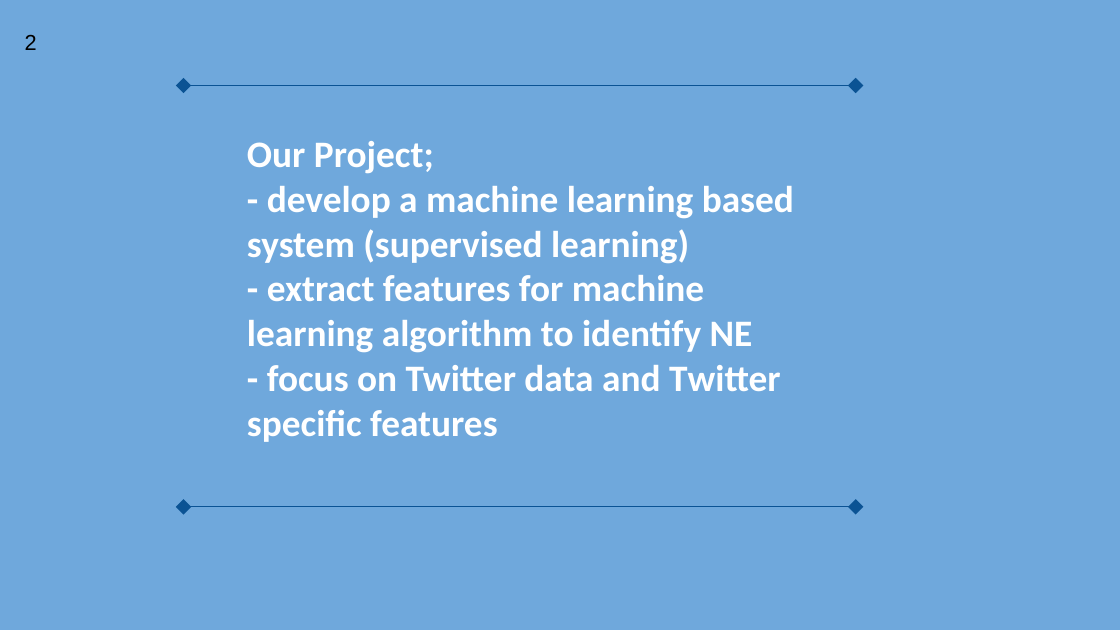
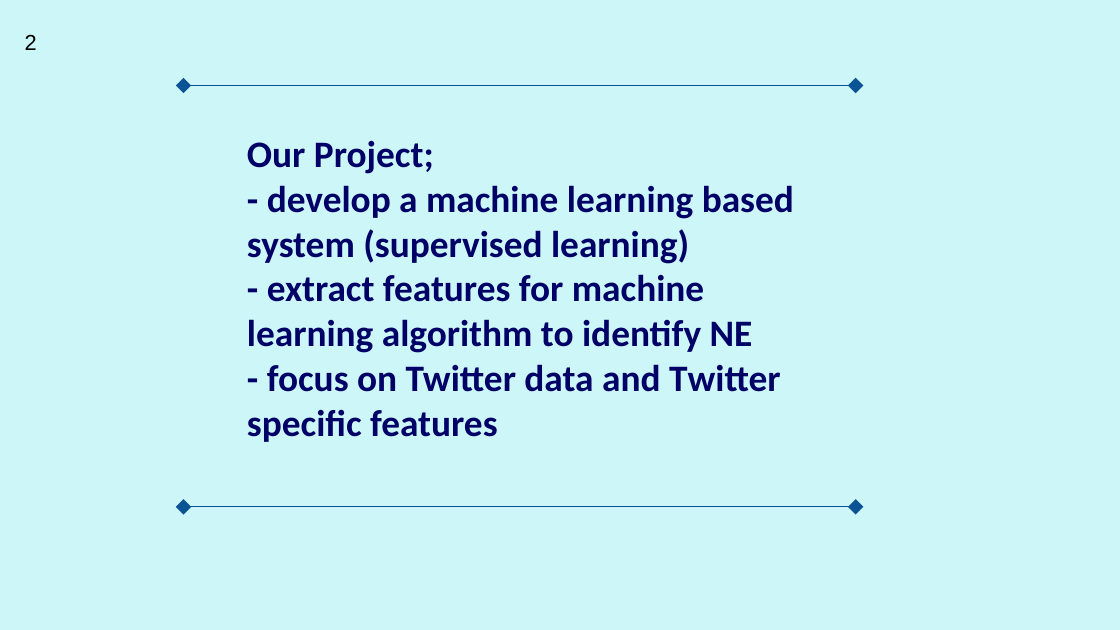
Before and after one commit to bugseerdogan/CSE4095S17_Group3, a slide deck: slide 2 of CSE4095S17_Group3.pptx. Drawn at 1120x630 pixels with LibreOffice and Linux fonts; fonts in the diff are those of the drawing. Boxes give left, top, right and bottom in pixels: in the first picture for what was removed or moved away, otherwise in the second. Text is boxed around its words. In the diff, an @@ line names an element or a change of style, - is before the commit and + after.

```diff
--- a/CSE4095S17_Group3.pptx
+++ b/CSE4095S17_Group3.pptx
@@ background #6FA8DC to #CCF6F8 @@
@@ text "Our Project;" at (x1=247, y1=141, x2=794, y2=442): text colour #FFFFFF to #000066 @@
```
Also in this commit, not shown: 7 other slides changed, 12 slides added, 3 slides removed.
